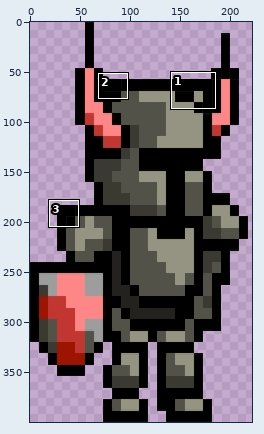
Edited in one commit: sprite sheet (assets/images/fighter sprites/fighter-no-weapon.png). The picture above shows the old version from afar; the outline marks the close-up.
Close-up. First the earlier version:
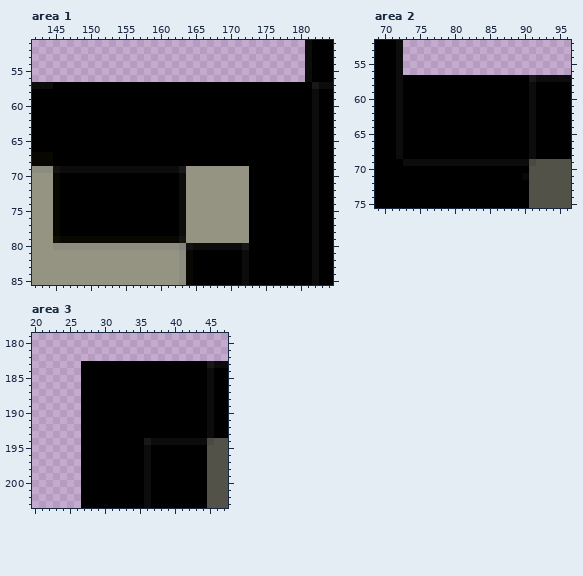
The file is 300x400 pixels. Colours within 5 levels of each other are drawn and written as one. Shown: area 1: x 142..184, y 51..85; area 2: x 69..96, y 52..75; area 3: x 20..47, y 179..203. The wide view leaves out empty margins.
Now the later version:
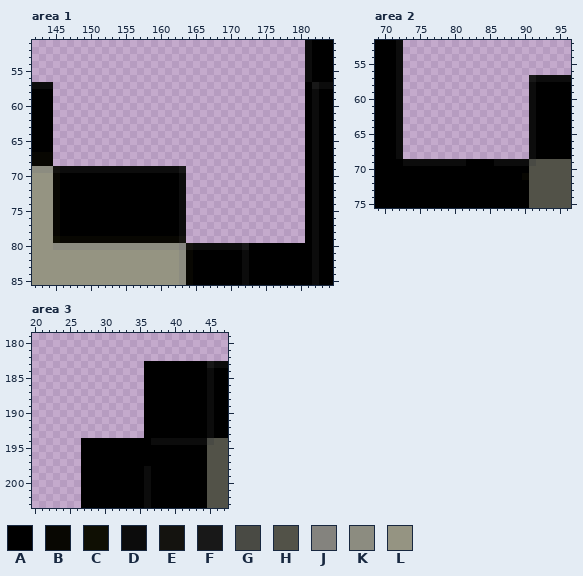
Palette (. is transparent): A #000000  B #080702  C #0f0f03  D #0c0c0c  E #14130f  F #181818  G #494a44  H #525248  J #84837e  K #8c8c80  L #959482
What changed:
Changed rows in their new state; - is an unchanged pixel.
Area 1:
first column x 145:
57 ....................................
58 ....................................
59 ....................................
60 ....................................
61 ....................................
62 ....................................
63 ....................................
64 ....................................
65 ....................................
66 ....................................
67 ....................................
68 ....................................
69 -------------------.................
70 -------------------.................
71 -------------------.................
72 -------------------.................
73 -------------------.................
74 -------------------.................
75 -------------------.................
76 -------------------.................
77 -------------------.................
78 -------------------.................
79 -------------------.................
Area 2:
first column x 73:
57 ..................
58 ..................
59 ..................
60 ..................
61 ..................
62 ..................
63 ..................
64 ..................
65 ..................
66 ..................
67 ..................
68 ..................
69 ---------AAAA-----
Area 3:
first column x 27:
183 .........-
184 .........-
185 .........-
186 .........-
187 .........-
188 .........-
189 .........-
190 .........-
191 .........-
192 .........-
193 .........-
194 ---------A
195 ---------A
196 ---------A
197 ---------A
